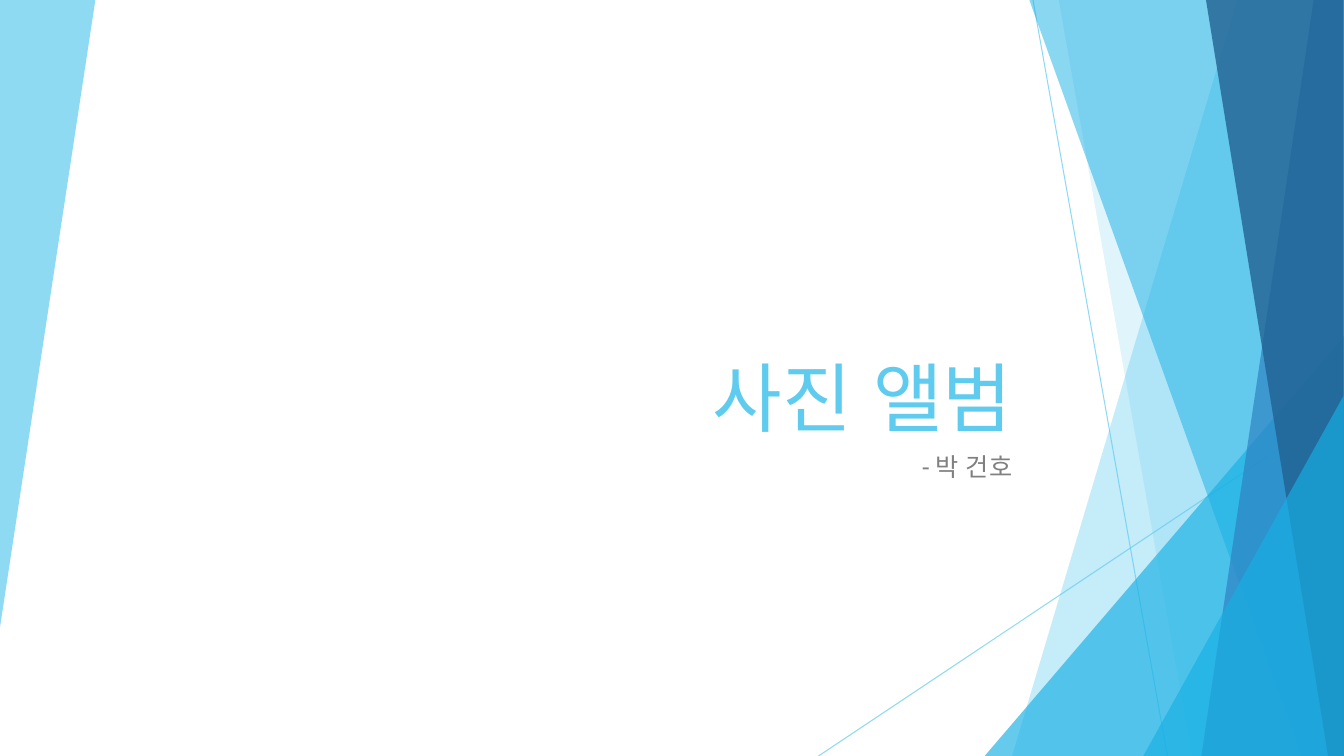
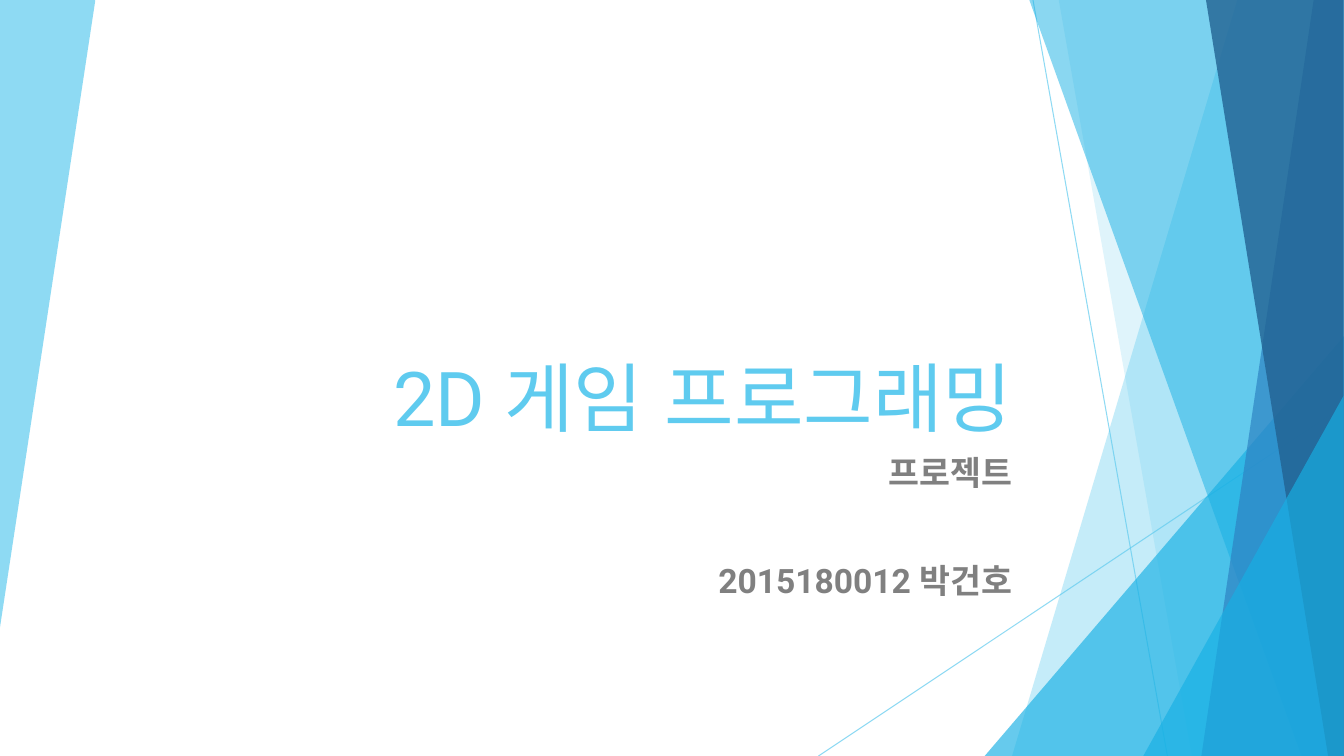
Before and after one commit to what1995/2DGP-PROJECT, a slide deck: slide 1 of Project/2015180012박건호 2D 게임 프로그래밍 프로젝트 중간발표.pptx. Drawn at 1344x756 pixels with LibreOffice and Linux fonts; fonts in the diff are those of the drawing. Boxes give left, top, right and bottom in pixels: in the first picture for what was removed or moved away, otherwise in the second. Text is boxed around its words. In the diff, an @@ line names an element or a change of style, - is before the commit and + after.

Commit message:
프로젝트 ppt 제작

```diff
--- a/Project/2015180012박건호 2D 게임 프로그래밍 프로젝트 중간발표.pptx
+++ b/Project/2015180012박건호 2D 게임 프로그래밍 프로젝트 중간발표.pptx
@@ title at (393, 363, 1012, 432): text changed @@
-사진 앨범
+2D 게임 프로그래밍
@@ subtitle at (718, 457, 1013, 596): text changed; size 18 to 24 pt; bold on @@
-- 박 건호
+프로젝트
+2015180012 박건호
```
Also in this commit, not shown: 3 slides added.
